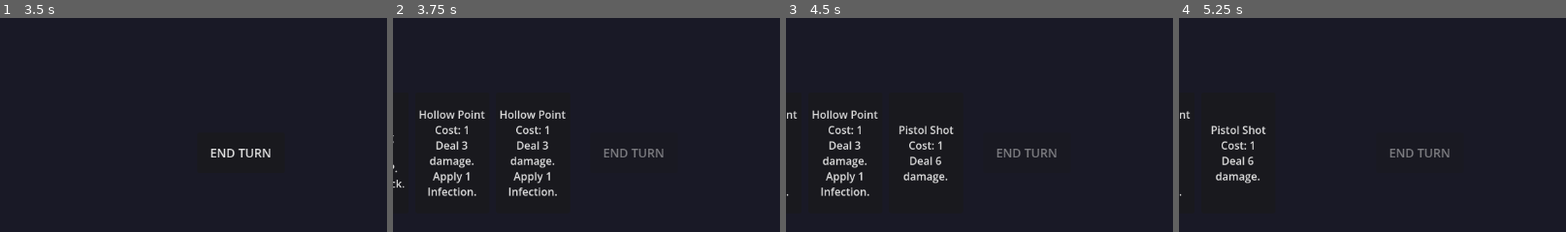
Above: before the commit, frames 1-4 (left to right).
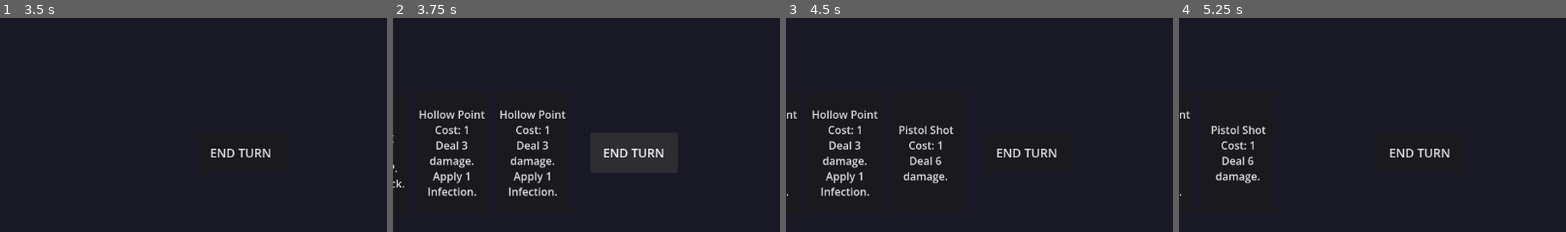
Above: after the commit, the same moments.

Repository: aitherspeed-source/RE-Deckbuilder
Game: Godot game, scene res://scenes/map.tscn
Same seed, same stepped clock (60 frames per second), same inputs: the game is played once before the commit and once after it.
Inputs:
- Up to frame 1 (3.5 s): click "🚪" at 0.5 s; click "Take Cover Cost: 1 Gain 8 Blo…" at 1.25 s; click "Pistol Shot Cost: 1 Deal 6 da…" at 2 s; click "Pistol Shot Cost: 1 Deal 6 da…" at 2.75 s
- Up to frame 2 (3.75 s): click "END TURN" at 3.5 s
- Up to frame 3 (4.5 s): click "Adrenaline Cost: 0 Gain 1 Amm…" at 4.25 s
- Up to frame 4 (5.25 s): click "Field Dressing Cost: 2 Heal 6…" at 5 s
The pictures show only the part of the screen within x 50-100%, y 50-100%; the shares and areas given below are measured in that part.

Frame 1 is identical in both runs. In frame 2, 0.4% of the frame differs, in the area x 54-70%, y 61-66%; in frame 3, 0.3%; in frame 4, 0.3%.
Error after the commit: Invalid assignment of property or key 'disabled' with value of type 'bool' on a base object of type 'Nil'. (res://scripts/CombatManager.gd:124)

Commit message:
Enable End Turn button for player's turn
Re-enable the End Turn button when it's the player's turn.

Diff:
--- a/Umbra Containment DB/deckbuilder-combat/scripts/CombatManager.gd
+++ b/Umbra Containment DB/deckbuilder-combat/scripts/CombatManager.gd
@@ -120,6 +120,8 @@
 	enemy.reset_block()
 	player.start_turn()
 	print("Intent: ", enemy.get_intent_text())
+	# Re-enable the End Turn button now that it's actually the player's turn
+	ui.end_turn_button.disabled = false
 
 func play_card(index: int) -> void:
 	if current_turn != TurnState.PLAYER_TURN:
